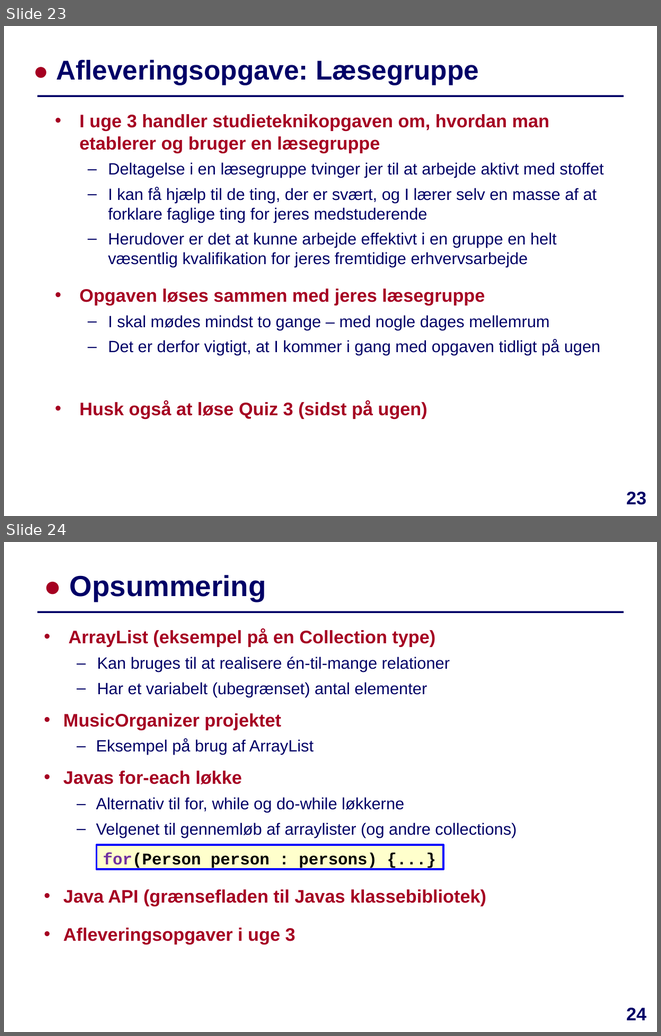
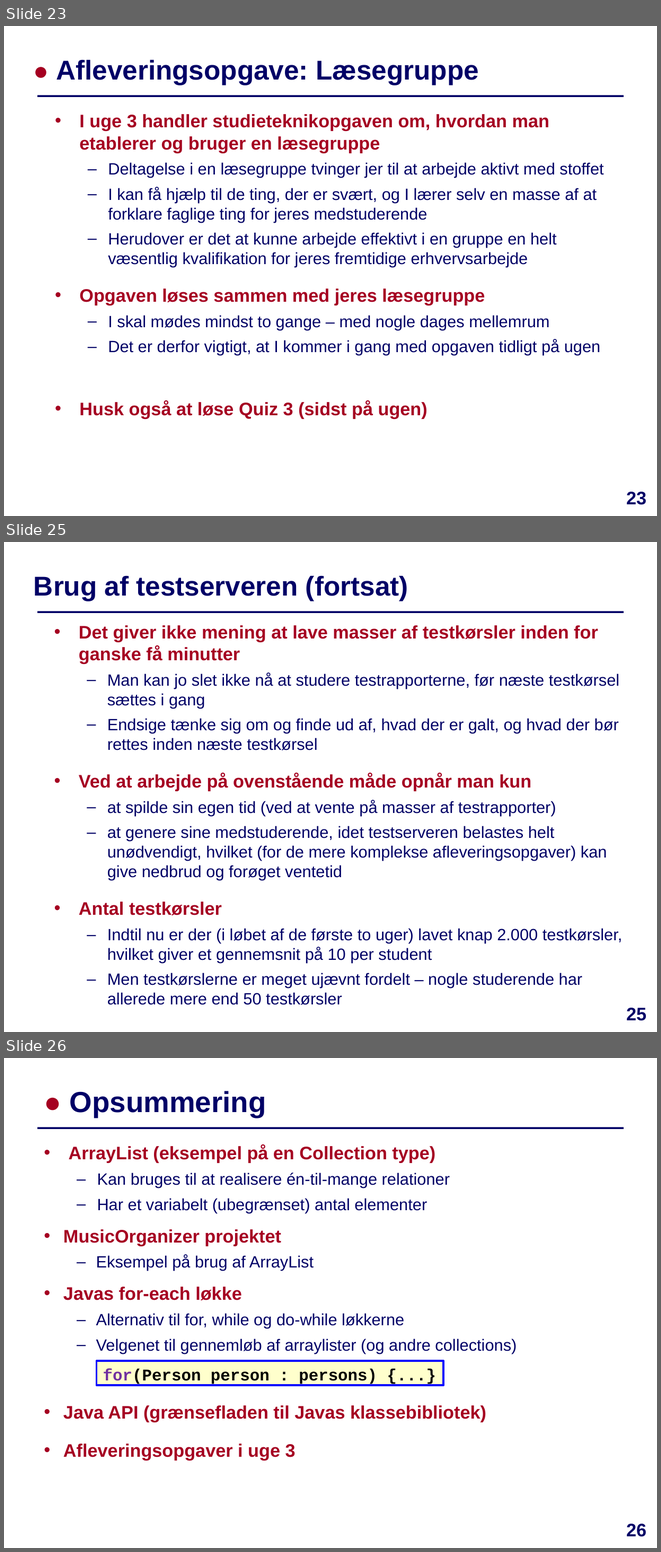
Before and after one commit to IntProgAU/Materiale, a slide deck: web/e22/uge_3a/Slides-Uge3-Mandag.pptx. Shown one above the other, each under a label of ours: slides 23 and 24 before the commit, slides 23, 25 and 26 after it; the slides between them are not shown. The pictures are 661x1036 and 661x1552 pixels, drawn with LibreOffice and Linux fonts; fonts in the diff are those of the drawing. Boxes give left, top, right and bottom in pixels: in the first picture for what was removed or moved away, otherwise in the second. Text is boxed around its words. In the diff, an @@ line names an element or a change of style, - is before the commit and + after.

```diff
--- a/web/e22/uge_3a/Slides-Uge3-Mandag.pptx
+++ b/web/e22/uge_3a/Slides-Uge3-Mandag.pptx
@@ slide 25 added at box(4, 542, 657, 1032), background #FFFFFF; not listed: 1 template element that a slide beside it also shows @@
@@ title added at box(34, 575, 408, 601), 30 pt, text #000066, bold @@
+Brug af testserveren (fortsat)
@@ text added at box(79, 625, 622, 1005), 18 pt, text #000066 @@
+• Det giver ikke mening at lave masser af testkørsler inden for ganske få minutter
+  – Man kan jo slet ikke nå at studere testrapporterne, før næste testkørsel sættes i gang
+  – Endsige tænke sig om og finde ud af, hvad der er galt, og hvad der bør rettes inden næste testkørsel
+  • Ved at arbejde på ovenstående måde opnår man kun
+  – at spilde sin egen tid (ved at vente på masser af testrapporter)
+  – at genere sine medstuderende, idet testserveren belastes helt unødvendigt, hvilket (for de mere komplekse afleveringsopgaver) kan give nedbrud og forøget ventetid
+  • Antal testkørsler
+  – Indtil nu er der (i løbet af de første to uger) lavet knap 2.000 testkørsler, hvilket giver et gennemsnit på 10 per student
+  – Men testkørslerne er meget ujævnt fordelt – nogle studerende har allerede mere end 50 testkørsler
@@ page number added at box(626, 1007, 646, 1021), 20 pt, text #000066, bold @@
+25
@@ what was slide 24 is now slide 26 @@
@@ page number at box(626, 1523, 646, 1537): text changed @@
-24
+26
```
Also in this commit, not shown: 1 other slide added, 1 other file.
